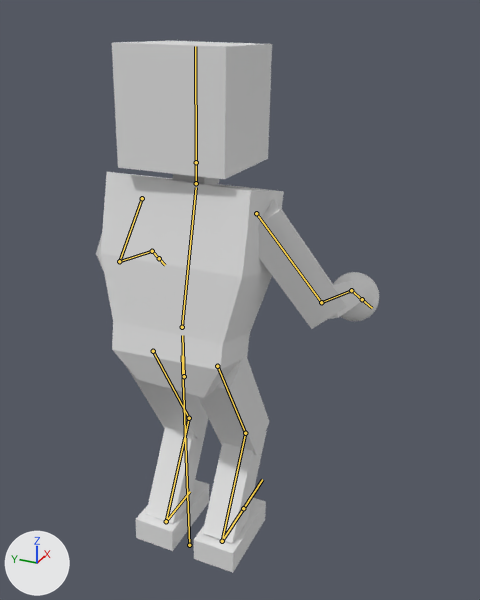
Before and after pictures for a commit that changed the FBX model UntitledSkiGame/Assets/ProjectAssets/Art/Models/playermodel.fbx.
One viewpoint serves both versions: a 50 mm lens placed at (-0.97, -0.558, 1.098), pointed at (0.183, -0.039, 0.521). The axes (+X, +Y, +Z) are drawn at lower left. The lights are the same throughout. The picture after the commit comes second. Both versions are drawn at frame 1 of the action 'Armature|Skiing'; the numbers are the values there. The bones that change, and the others that lie on the model, are drawn over the model as lines.
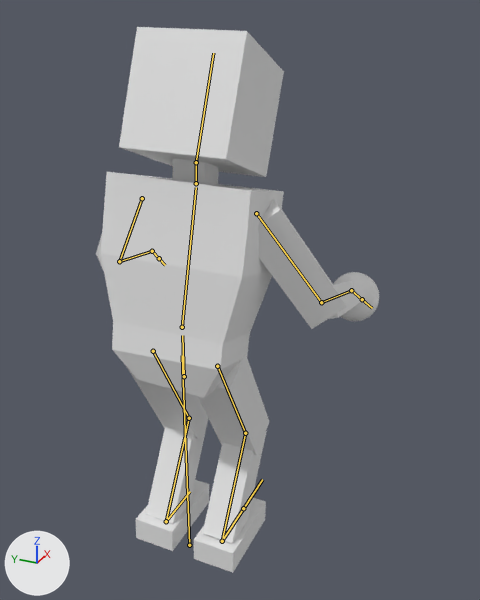
The edits, one by one:
Bone 'head' (bone_head) turns from (0, 2, 0) to (0, 2, -21) degrees about its own x, y and z.

Where the change shows, as pixel boxes [x1, y1, x2, y2] in the pictures (480 x 600 px):
'Cube', posed: before [96, 41, 379, 573]; after [96, 27, 379, 573]
bone 'head', root to tip: before (196, 162) to (195, 46); after (196, 162) to (213, 53)
